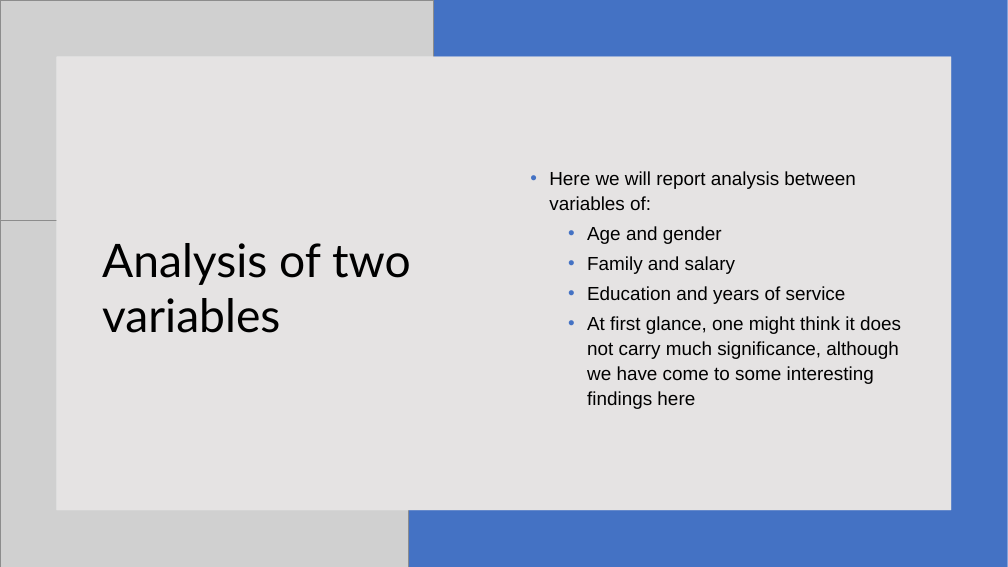
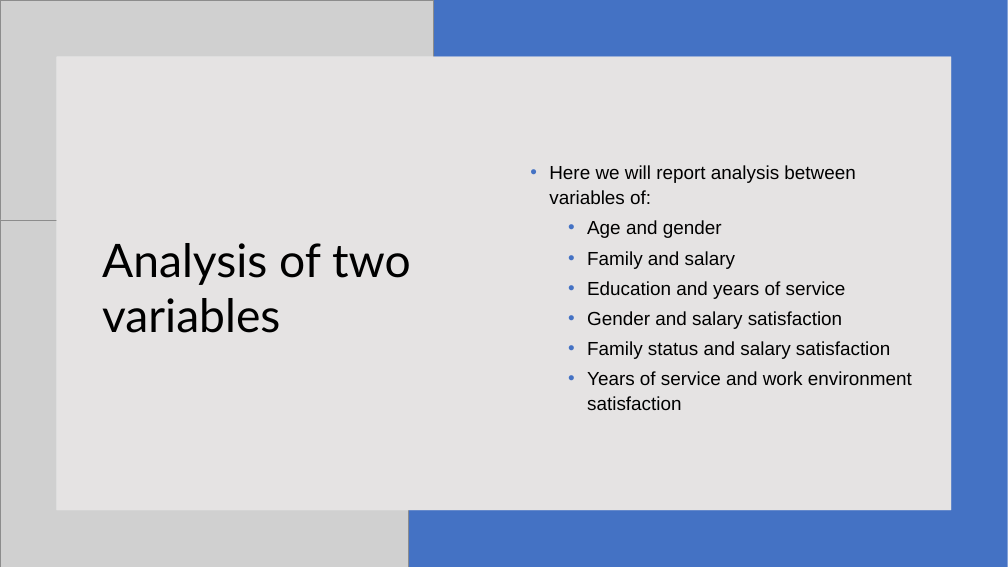
Before and after one commit to KatieRJ/BigDataProject, a slide deck: slide 9 of BigDataProject presentation.pptx. Drawn at 1008x567 pixels with LibreOffice and Linux fonts; fonts in the diff are those of the drawing; grey boxes stand for pictures; background and template pictures are left out. Boxes give left, top, right and bottom in pixels: in the first picture for what was removed or moved away, otherwise in the second. Text is boxed around its words. In the diff, an @@ line names an element or a change of style, - is before the commit and + after.

```diff
--- a/BigDataProject presentation.pptx
+++ b/BigDataProject presentation.pptx
@@ text at [587,311,912,410]: text changed @@
-  • At first glance, one might think it does not carry much significance, although we have come to some interesting findings here
+  • Gender and salary satisfaction
+  • Family status and salary satisfaction
+  • Years of service and work environment satisfaction
```
Also in this commit, not shown: 7 other slides changed, 2 slides added, 1 other file.
